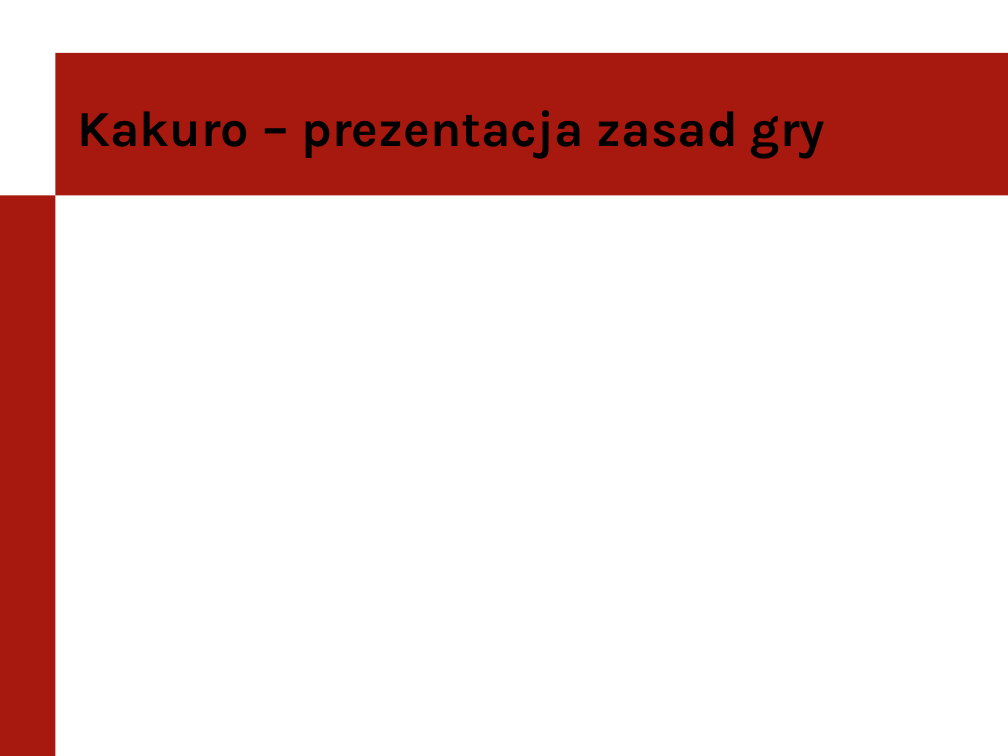
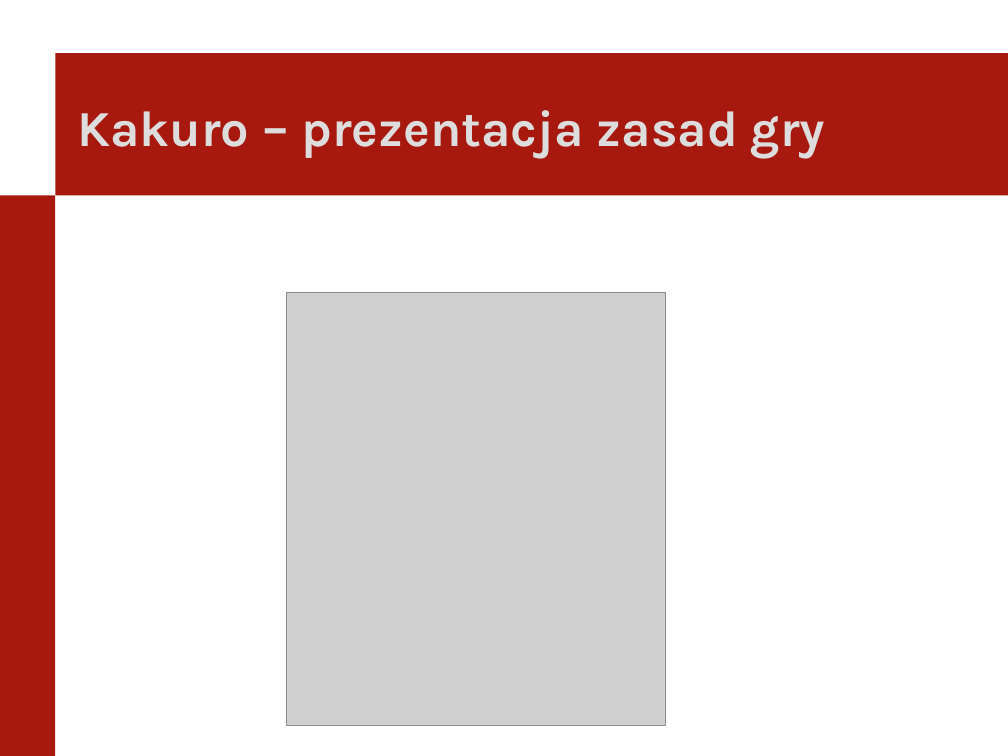
Before and after one commit to itomi/kakuro, a slide deck: slide 9 of Documentation/PierwszaPrezentacja.pptx (slide 6 before the commit). Drawn at 1008x756 pixels with LibreOffice and Linux fonts; fonts in the diff are those of the drawing; grey boxes stand for pictures; background and template pictures are left out. Boxes give left, top, right and bottom in pixels: in the first picture for what was removed or moved away, otherwise in the second. Text is boxed around its words. In the diff, an @@ line names an element or a change of style, - is before the commit and + after.

```diff
--- a/Documentation/PierwszaPrezentacja.pptx
+++ b/Documentation/PierwszaPrezentacja.pptx
@@ text "Kakuro – prezentacja zasad gry" at box(77, 110, 825, 159): text colour #000000 to #DDDDDD @@
@@ picture added at box(286, 292, 665, 726) @@
```
Also in this commit, not shown: 8 other slides changed, 13 slides added, 1 other file.
